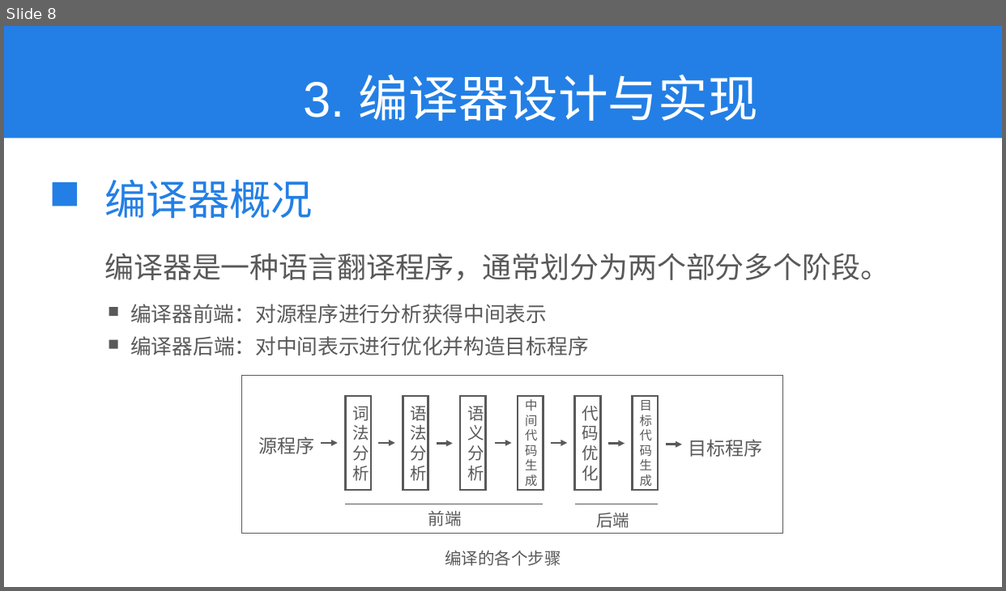
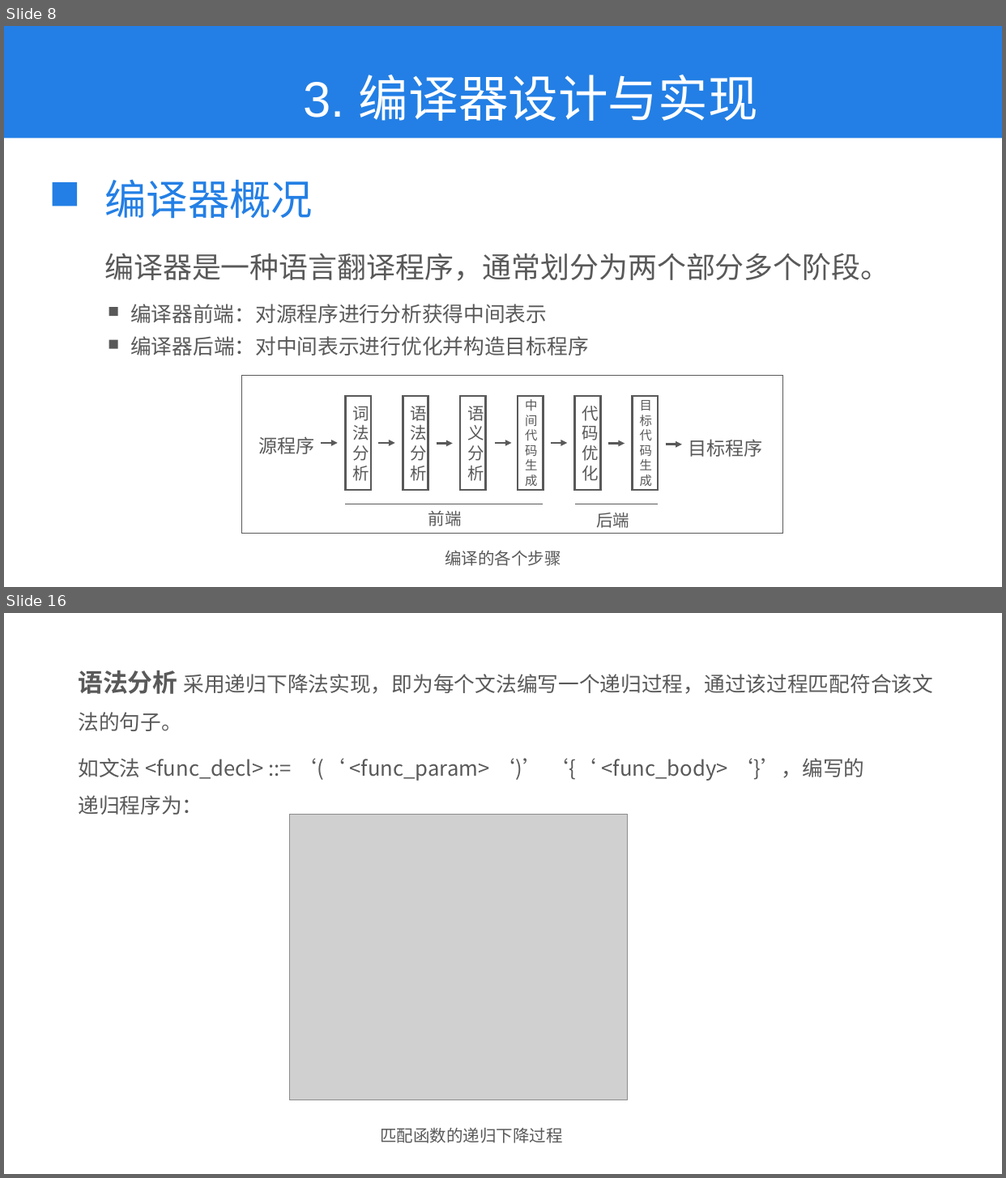
Before and after one commit to kkli28/cc, a slide deck: 论文相关/答辩ppt.pptx. Shown one above the other, each under a label of ours: slide 8 before the commit, slides 8 and 16 after it; the slides between them are not shown. The pictures are 1006x591 and 1006x1178 pixels, drawn with LibreOffice and Linux fonts; fonts in the diff are those of the drawing; grey boxes stand for pictures. Boxes give left, top, right and bottom in pixels: in the first picture for what was removed or moved away, otherwise in the second. Text is boxed around its words. In the diff, an @@ line names an element or a change of style, - is before the commit and + after.

```diff
--- a/论文相关/答辩ppt.pptx
+++ b/论文相关/答辩ppt.pptx
@@ slide 16 added at (x1=4, y1=613, x2=1002, y2=1174), background #FFFFFF @@
@@ text added at (x1=78, y1=671, x2=934, y2=731), 20 pt, text #595959 @@
+语法分析 采用递归下降法实现，即为每个文法编写一个递归过程，通过该过程匹配符合该文法的句子。
@@ text added at (x1=78, y1=758, x2=865, y2=815), 20 pt, text #595959 @@
+如文法 <func_decl> ::= ‘(‘ <func_param> ‘)’ ‘{‘ <func_body> ‘}’，编写的递归程序为：
@@ picture added at (x1=289, y1=814, x2=628, y2=1101) @@
@@ text added at (x1=381, y1=1128, x2=563, y2=1144), 16 pt, text #595959 @@
+匹配函数的递归下降过程
```
Also in this commit, not shown: 6 slides changed, 4 other slides added, 1 other file.
